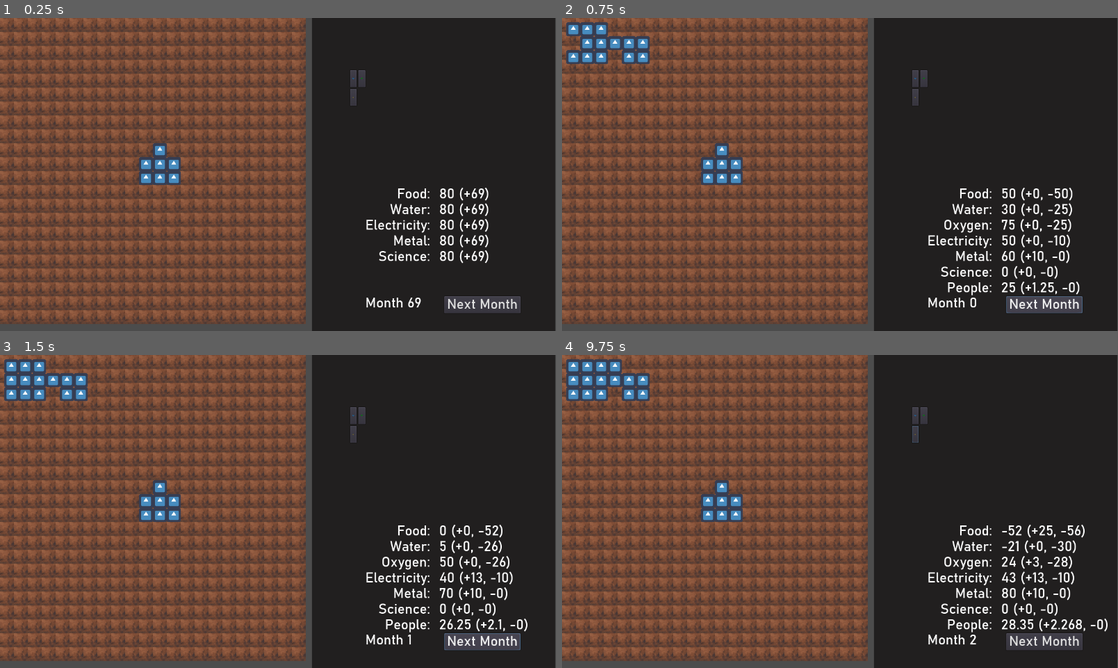
Above: before the commit, frames 1-4 (two rows, left to right).
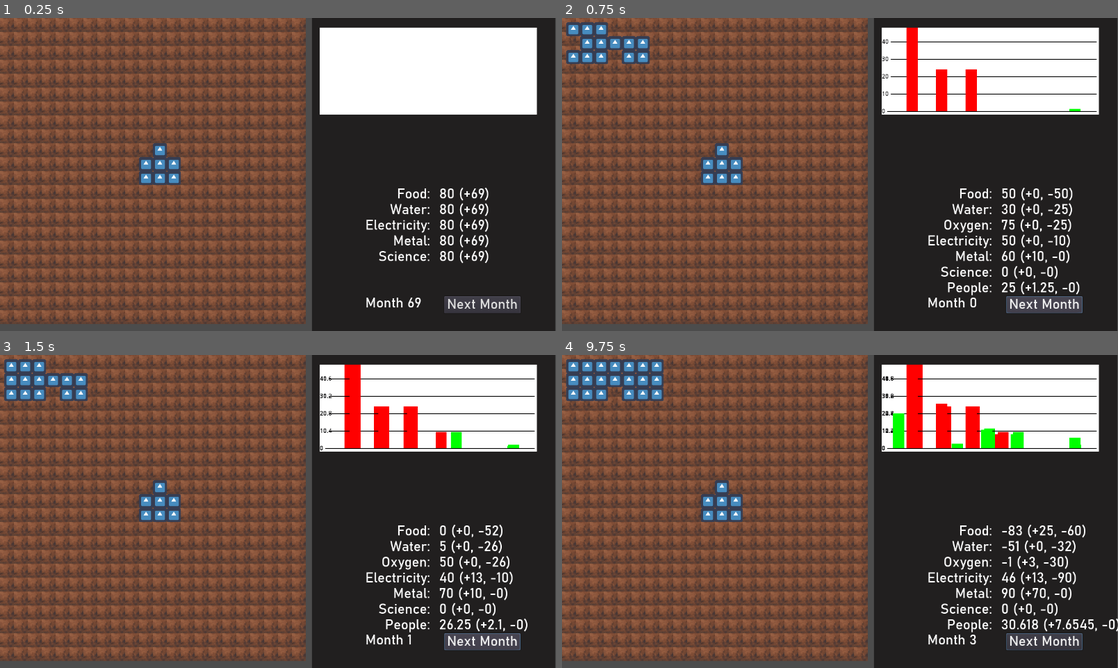
Above: after the commit, the same moments.

Repository: sirknightj/CEV-1
Game: Godot game, scene res://scenes/MainGameScene.tscn
Same seed, same stepped clock (60 frames per second), same inputs: the game is played once before the commit and once after it. The engine's default icon, where the game draws it, is replaced by a stand-in: a white triangle on a blue panel in a dark square.
Inputs (mouse positions are in pixels of both pictures, inside the frame that each line leads up to):
- Up to frame 1 (0.25 s): no input
- Up to frame 2 (0.75 s): click "Next Month" at 0.5 s
- Up to frame 3 (1.5 s): click "Next Month" at 1.25 s
- Up to frame 4 (9.75 s): click (917, 414) at 2 s; click (923, 414) at 2.75 s; click (917, 433) at 3.5 s; click (917, 414) at 4.25 s; click (923, 414) at 5 s; click (917, 433) at 5.75 s; click "Next Month" at 6.5 s; click (917, 414) at 7.25 s; click (923, 414) at 8 s; click (917, 433) at 8.75 s; tap Enter at 9.5 s; move the mouse to (723, 486) at 9.52 s; press the mouse at (723, 486) at 9.53 s

The runs differ from the first frame. In frame 1, 11% of the frame differs, in the area x 57-97%, y 3-31%; in frame 2, 11%; in frame 3, 11%; in frame 4, 13%, in the area x 10-100%, y 1-95%.

Commit message:
Start the graph

Diff:
--- /dev/null
+++ b/source/scenes/Graph.tscn
@@ -0,0 +1,3 @@
+[gd_scene format=2]
+
+[node name="Graph" type="Node2D"]
--- a/source/scenes/MainGameScene.tscn
+++ b/source/scenes/MainGameScene.tscn
@@ -1,9 +1,11 @@
-[gd_scene load_steps=5 format=2]
+[gd_scene load_steps=7 format=2]
 
 [ext_resource path="res://assets/tilesets/main_tileset.tres" type="TileSet" id=1]
 [ext_resource path="res://scenes/Sidebar.tscn" type="PackedScene" id=2]
 [ext_resource path="res://scenes/buildings/CityCenter.tscn" type="PackedScene" id=3]
 [ext_resource path="res://scripts/MainGameScene.gd" type="Script" id=4]
+[ext_resource path="res://scenes/Graph.tscn" type="PackedScene" id=5]
+[ext_resource path="res://scripts/Graph.gd" type="Script" id=6]
 
 [node name="MainGameScene" type="Node2D"]
 position = Vector2( 10, 10 )
@@ -29,3 +31,7 @@
 }
 building_cost = {
 }
+
+[node name="Graph" parent="." instance=ExtResource( 5 )]
+position = Vector2( 726, 12 )
+script = ExtResource( 6 )
--- /dev/null
+++ b/source/scripts/Graph.gd
@@ -0,0 +1,107 @@
+extends Node2D
+
+
+# Declare member variables here. Examples:
+# var a = 2
+# var b = "text"
+
+var HEIGHT : float # the height of this graph
+var WIDTH : float # the width of this graph
+
+var BIG_SPACING : float # the space between the different resource bars
+var SMALL_SPACING : float # the space between the income/usage bars
+
+var LINE_THICKNESS : float # the thickness of each line
+
+# Called when the node enters the scene tree for the first time.
+func _ready():
+	HEIGHT = 200
+	WIDTH = 500
+	BIG_SPACING = 10
+	SMALL_SPACING = 5
+	LINE_THICKNESS = 2
+	var bg : ColorRect = ColorRect.new()
+	bg.rect_size = Vector2(WIDTH, HEIGHT)
+	add_child(bg)
+
+func update_graph(resourceDict : Dictionary) -> void:
+	print(resourceDict)
+	print(resourceDict.keys().size())
+	var sums : Dictionary = {}
+	var neg_sums : Dictionary = {}
+	for resource in resourceDict:
+		if not sums.has(resource):
+			sums[resource] = 0
+		if not neg_sums.has(resource):
+			neg_sums[resource] = 0
+		for building in resourceDict[resource]:
+			if resourceDict[resource][building] > 0:
+				sums[resource] += resourceDict[resource][building]
+			else:
+				neg_sums[resource] -= resourceDict[resource][building]
+
+	var highest_sum : float = 0
+	for resource in sums:
+		if sums[resource] > highest_sum:
+			highest_sum = sums[resource]
+		if neg_sums[resource] > highest_sum:
+			highest_sum = neg_sums[resource]
+
+	# The width of the longest label
+	var largest_width : int = 0
+	# Draw the y-axis
+	# The number of labels to have
+	var NUM_LABELS : int = 5
+	var offset : int = 0
+	for i in range(NUM_LABELS):
+		var label_range = highest_sum / NUM_LABELS
+		var label_text : String = str(label_range * i)
+		var label : Label = Label.new()
+		label.text = label_text
+		label.add_color_override("font_color", Color("#000001"))
+		label.set_position(Vector2(0, HEIGHT - (HEIGHT / NUM_LABELS) * i - label.get_line_height()))
+		add_child(label)
+
+		var font = label.get_font("font")
+		var label_width : float = font.get_string_size(label_text).x
+
+		var line : Line2D = Line2D.new()
+		line.add_point(Vector2(label_width + SMALL_SPACING, HEIGHT - (HEIGHT / NUM_LABELS) * i - label.get_line_height() / 2))
+		line.add_point(Vector2(WIDTH - SMALL_SPACING, HEIGHT - (HEIGHT / NUM_LABELS) * i - label.get_line_height() / 2))
+		offset = label.get_line_height() / 2
+		line.width = LINE_THICKNESS
+		line.default_color = Color("#000000")
+		add_child(line)
+
+		if label_width > largest_width:
+			largest_width = label_width
+
+	print("The longest label has width = " + str(largest_width))
+
+	var bars : int = resourceDict.keys().size()
+	var BAR_WIDTH : float = (WIDTH - (bars + 1) * BIG_SPACING - bars * SMALL_SPACING - largest_width) / bars / 2
+
+	print(BAR_WIDTH * bars * 2 + (1 + BIG_SPACING) * bars + bars * SMALL_SPACING)
+	print("Each bar has width = " + str(BAR_WIDTH))
+
+	# Draw the bars
+	for i in range(bars):
+		var bar_range : float = HEIGHT - offset - LINE_THICKNESS / 2 # The height of our tallest bar
+		var income_height : float = sums[i] / highest_sum * bar_range # The height of the income bar
+		var spending_height : float = neg_sums[i] / highest_sum * bar_range # The height of our spending bar
+
+		var income_bar : ColorRect = ColorRect.new()
+		income_bar.rect_size = Vector2(BAR_WIDTH, income_height)
+		income_bar.set_position(Vector2(BIG_SPACING * (i + 1) + (BAR_WIDTH * 2 + SMALL_SPACING) * i + largest_width, bar_range - income_height))
+		income_bar.color = Color("#00FF00")
+		add_child(income_bar)
+
+		var spending_bar : ColorRect = ColorRect.new()
+		spending_bar.rect_size = Vector2(BAR_WIDTH, spending_height)
+		spending_bar.set_position(Vector2(BIG_SPACING * (i + 1) + (BAR_WIDTH * 2 + SMALL_SPACING) * i + BAR_WIDTH + SMALL_SPACING + largest_width, bar_range - spending_height))
+		spending_bar.color = Color("#FF0000")
+		add_child(spending_bar)
+
+# Called every frame. 'delta' is the elapsed time since the previous frame.
+#func _process(delta):
+#	pass
--- a/source/scripts/MainGameScene.gd
+++ b/source/scripts/MainGameScene.gd
@@ -27,6 +27,8 @@
 
 # The sidebar object
 var sidebar : Control
+# The graph object
+var graph : Node2D
 
 onready var building_scene = preload("res://scenes/Building.tscn")
 # File path of buildings.json
@@ -43,6 +45,7 @@
 # Called when the node enters the scene tree for the first time.
 func _ready():
 	sidebar = get_node("Sidebar")
+	graph = get_node("Graph")
 	resources = GameObjs.Resources.new()
 	resources.set_reserves(_initial_reserves)
 	get_tree().connect("node_added", self, "_on_SceneTree_node_added")
@@ -83,6 +86,7 @@
 	turn += 1
 	emit_signal("next_turn")
 	sidebar.update_displays()
+	graph.update_graph(aggregate_resources())
 
 """
 	Place the building at the grid square (_x, _y).
